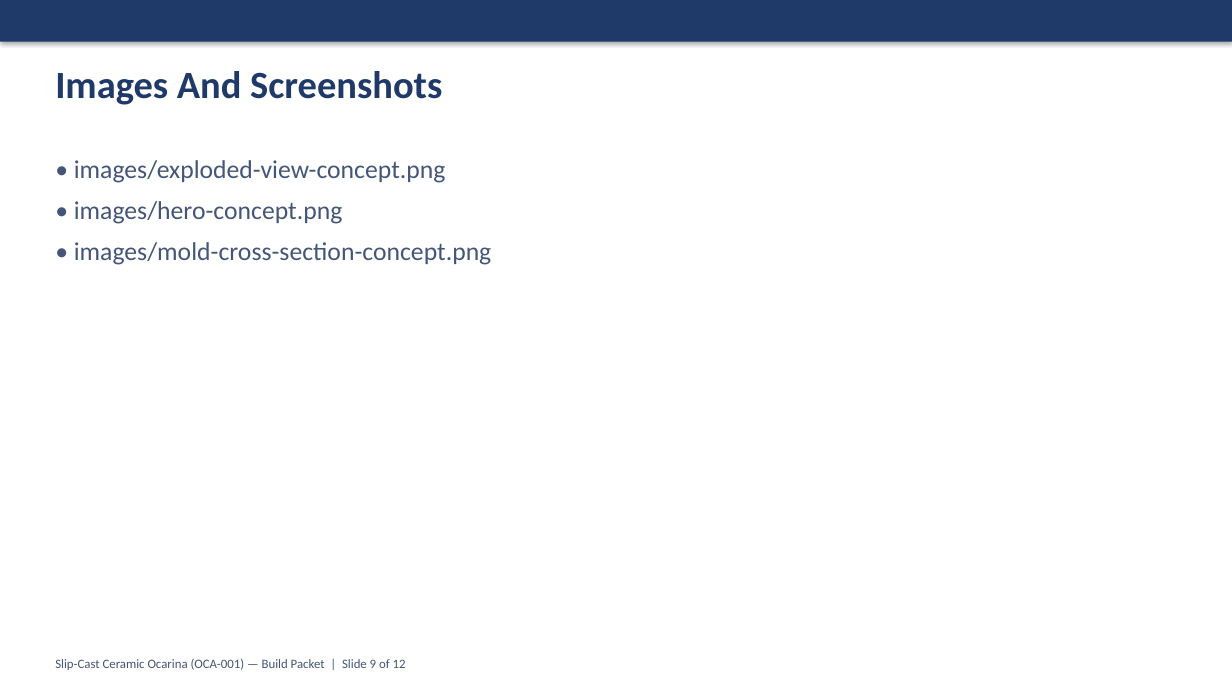
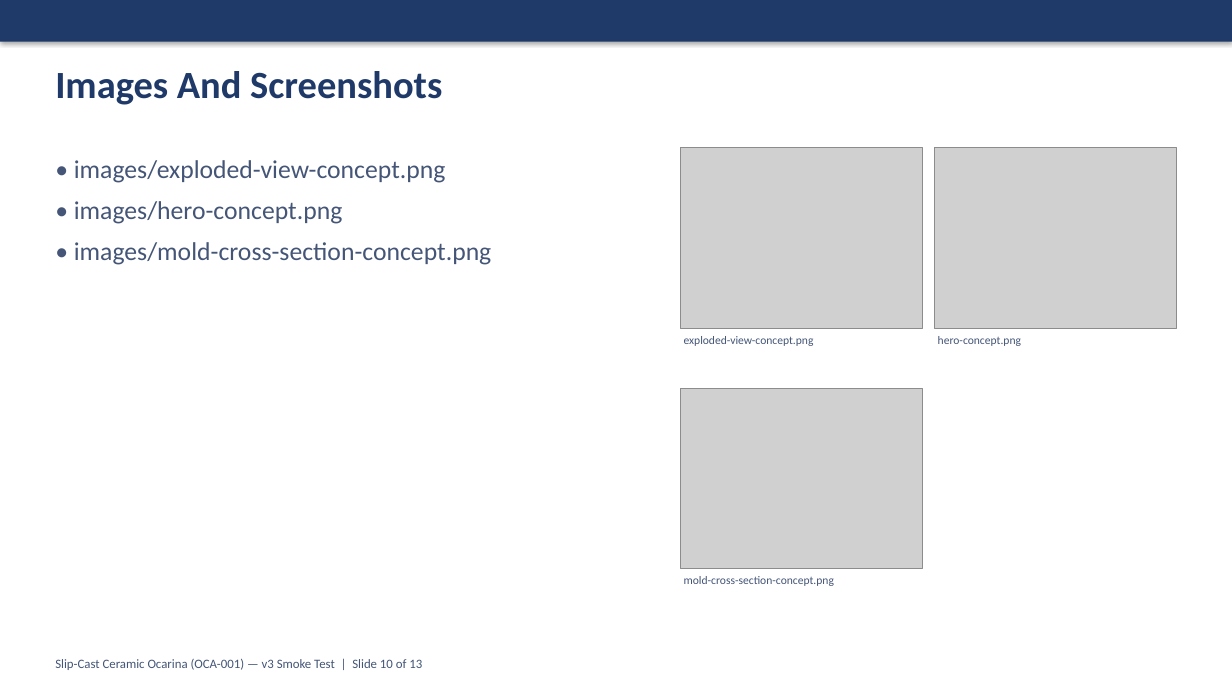
Before and after one commit to tonykoop/ocarina, a slide deck: slide 10 of capstone-deck.pptx (slide 9 before the commit). Drawn at 1232x693 pixels with LibreOffice and Linux fonts; fonts in the diff are those of the drawing; grey boxes stand for pictures. Boxes give left, top, right and bottom in pixels: in the first picture for what was removed or moved away, otherwise in the second. Text is boxed around its words. In the diff, an @@ line names an element or a change of style, - is before the commit and + after.

```diff
--- a/capstone-deck.pptx
+++ b/capstone-deck.pptx
@@ picture added at <box>681,148,922,328</box> @@
@@ picture added at <box>935,148,1177,328</box> @@
@@ text added at <box>684,336,814,346</box>, 9 pt, text #445577 @@
+exploded-view-concept.png
@@ text added at <box>938,336,1021,346</box>, 9 pt, text #445577 @@
+hero-concept.png
@@ picture added at <box>681,388,922,568</box> @@
@@ text added at <box>684,576,834,586</box>, 9 pt, text #445577 @@
+mold-cross-section-concept.png
@@ text at <box>55,659,422,670</box>: text changed @@
-Slip-Cast Ceramic Ocarina (OCA-001) — Build Packet | Slide 9 of 12
+Slip-Cast Ceramic Ocarina (OCA-001) — v3 Smoke Test | Slide 10 of 13
```
Also in this commit, not shown: 11 other slides changed, 1 slide added, 8 other files.
